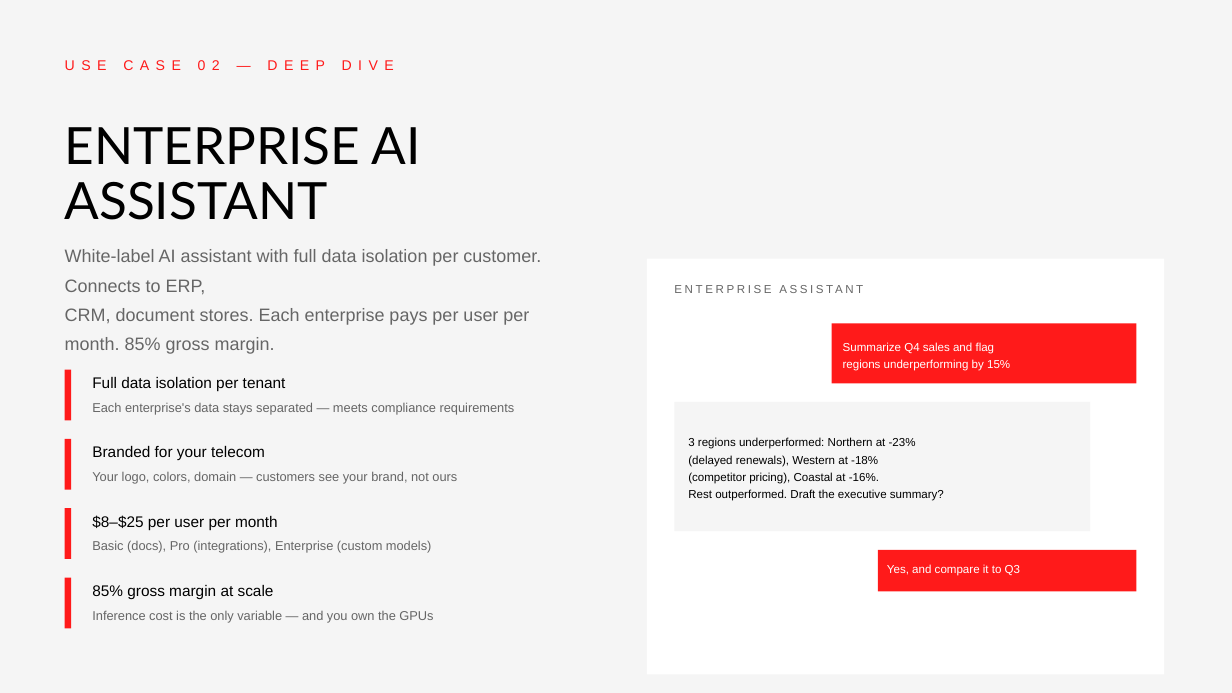
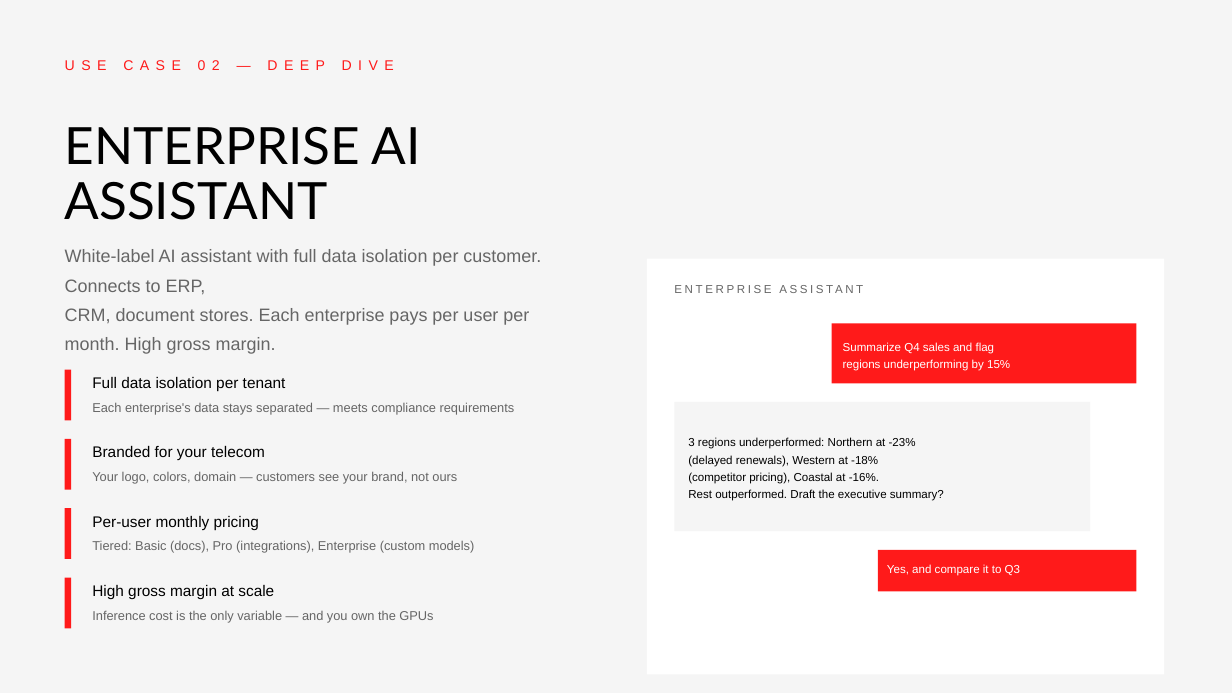
Before and after one commit to chernikovtech/telecom-ai-pitch, a slide deck: slide 15 of public/telecom-ai-strategy-deck.pptx. Drawn at 1232x693 pixels with LibreOffice and Linux fonts; fonts in the diff are those of the drawing. Boxes give left, top, right and bottom in pixels: in the first picture for what was removed or moved away, otherwise in the second. Text is boxed around its words. In the diff, an @@ line names an element or a change of style, - is before the commit and + after.

Commit message:
Replace pricing with xx placeholders across deck and all pages

```diff
--- a/public/telecom-ai-strategy-deck.pptx
+++ b/public/telecom-ai-strategy-deck.pptx
@@ text at (65, 308, 529, 354): text changed @@
-CRM, document stores. Each enterprise pays per user per month. 85% gross margin.
+CRM, document stores. Each enterprise pays per user per month. High gross margin.
@@ text at (92, 516, 259, 530): text changed @@
-$8–$25 per user per month
+Per-user monthly pricing
@@ text at (92, 540, 475, 553): text changed @@
-Basic (docs), Pro (integrations), Enterprise (custom models)
+Tiered: Basic (docs), Pro (integrations), Enterprise (custom models)
@@ text at (92, 585, 274, 599): text changed @@
-85% gross margin at scale
+High gross margin at scale
```
Also in this commit, not shown: 6 other slides changed, 3 other files.
